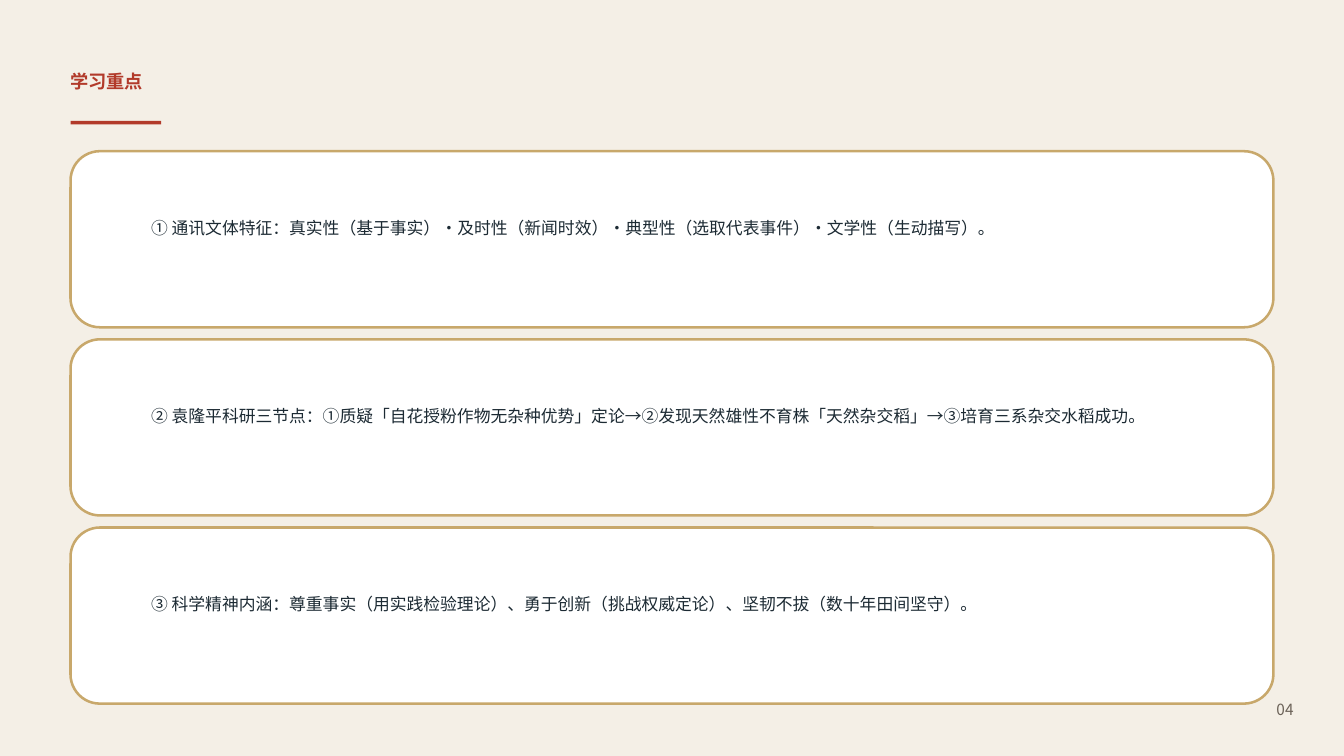
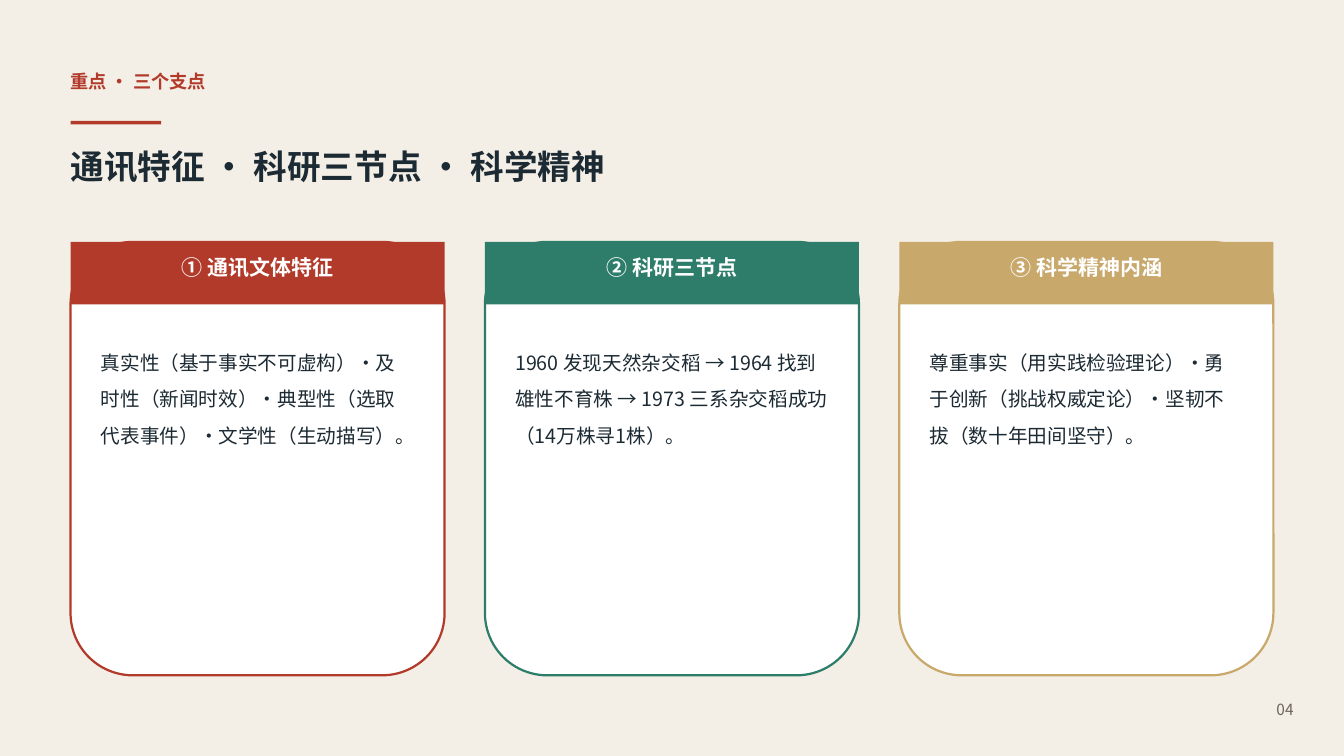
Before and after one commit to katarakinkim-arch/english-lesson-miniprogram, a slide deck: slide 4 of preview_v7/cn/l-cn-bs-u2-1.pptx. Drawn at 1344x756 pixels with LibreOffice and Linux fonts; fonts in the diff are those of the drawing. Boxes give left, top, right and bottom in pixels: in the first picture for what was removed or moved away, otherwise in the second. Text is boxed around its words. In the diff, an @@ line names an element or a change of style, - is before the commit and + after.

```diff
--- a/preview_v7/cn/l-cn-bs-u2-1.pptx
+++ b/preview_v7/cn/l-cn-bs-u2-1.pptx
@@ text at <box>71,72,206,90</box>: text changed @@
-学习重点
+重点 · 三个支点
@@ rounded rectangle removed at <box>71,151,1273,328</box> @@
@@ text added at <box>71,150,605,182</box>, 24 pt, text #1C2A33, bold @@
+通讯特征 · 科研三节点 · 科学精神
@@ rounded rectangle added at <box>71,242,445,676</box>, fill #FFFFFF, outline #B23A2A 1.6 pt @@
@@ rectangle added at <box>71,242,445,304</box>, fill #B23A2A @@
@@ text added at <box>182,257,333,277</box>, 15 pt, text #FFFFFF, bold @@
+① 通讯文体特征
@@ rounded rectangle added at <box>485,242,859,676</box>, fill #FFFFFF, outline #2E7D6B 1.6 pt @@
@@ rectangle added at <box>485,242,859,304</box>, fill #2E7D6B @@
@@ text added at <box>607,257,737,277</box>, 15 pt, text #FFFFFF, bold @@
+② 科研三节点
@@ rounded rectangle added at <box>899,242,1273,676</box>, fill #FFFFFF, outline #C8A86B 1.6 pt @@
@@ rectangle added at <box>899,242,1273,304</box>, fill #C8A86B @@
@@ text added at <box>1010,257,1162,277</box>, 15 pt, text #FFFFFF, bold @@
+③ 科学精神内涵
@@ rounded rectangle removed at <box>71,340,1273,516</box> @@
@@ text at <box>101,353,415,445</box>: text changed; size 12 to 14 pt @@
-① 通讯文体特征：真实性（基于事实）·及时性（新闻时效）·典型性（选取代表事件）·文学性（生动描写）。
+真实性（基于事实不可虚构）·及时性（新闻时效）·典型性（选取代表事件）·文学性（生动描写）。
@@ text added at <box>515,353,827,445</box>, 14 pt, text #1C2A33 @@
+1960 发现天然杂交稻 → 1964 找到雄性不育株 → 1973 三系杂交稻成功（14万株寻1株）。
@@ text at <box>930,353,1225,445</box>: text changed; size 12 to 14 pt @@
-③ 科学精神内涵：尊重事实（用实践检验理论）、勇于创新（挑战权威定论）、坚韧不拔（数十年田间坚守）。
+尊重事实（用实践检验理论）·勇于创新（挑战权威定论）·坚韧不拔（数十年田间坚守）。
@@ text removed at <box>151,407,1145,424</box> @@
-② 袁隆平科研三节点：①质疑「自花授粉作物无杂种优势」定论→②发现天然雄性不育株「天然杂交稻」→③培育三系杂交水稻成功。
@@ rounded rectangle removed at <box>71,527,1273,704</box> @@
```
Also in this commit, not shown: 6 other slides changed, 2 slides added, 2 slides removed, 9 other files.
